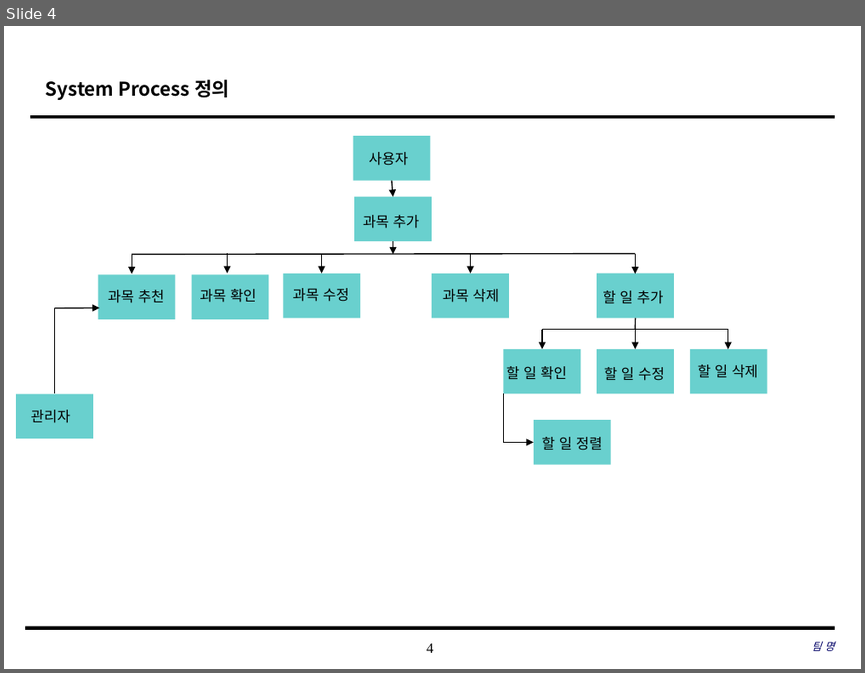
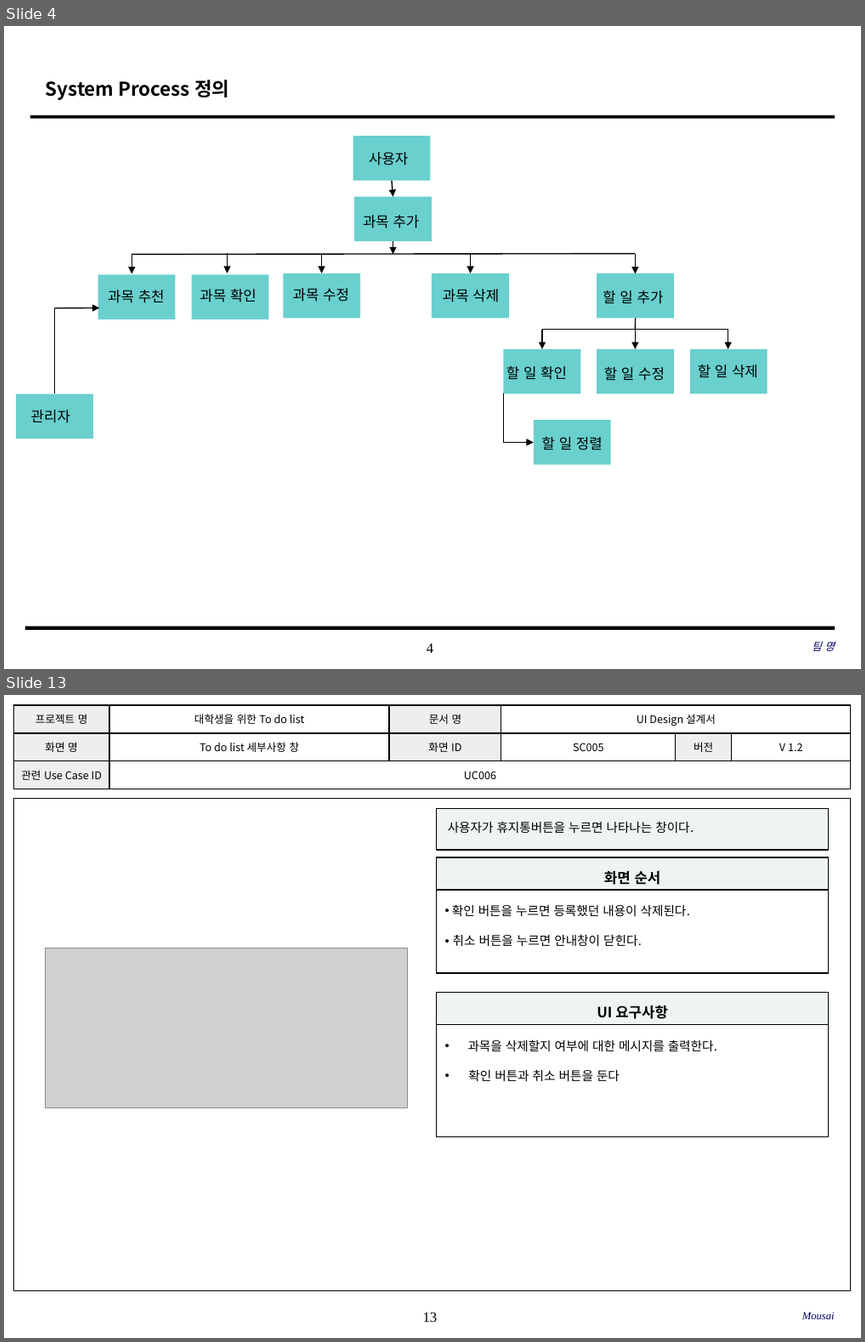
Before and after one commit to SE-admin/SE2017_2_mousai, a slide deck: doc/3_ 설계서/UI Design Template.pptx. Shown one above the other, each under a label of ours: slide 4 before the commit, slides 4 and 13 after it; the slides between them are not shown. The pictures are 865x673 and 865x1342 pixels, drawn with LibreOffice and Linux fonts; fonts in the diff are those of the drawing; grey boxes stand for pictures; background and template pictures are left out. Boxes give left, top, right and bottom in pixels: in the first picture for what was removed or moved away, otherwise in the second. Text is boxed around its words. In the diff, an @@ line names an element or a change of style, - is before the commit and + after.

Commit message:
유아이다이어그램 20170525_01_최소영(확인만함 수정x)

```diff
--- a/doc/3_ 설계서/UI Design Template.pptx
+++ b/doc/3_ 설계서/UI Design Template.pptx
@@ slide 13 added at box(4, 695, 861, 1338), background #FFFFFF; not listed: 1 template element that a slide beside it also shows @@
@@ table added at box(13, 705, 850, 789), 3 rows, 6 columns @@
+프로젝트 명 | 대학생을 위한 To do list | 문서 명 | UI Design 설계서 |  | 
+화면 명 | To do list 세부사항 창 | 화면 ID | SC005 | 버전 | V 1.2
+관련 Use Case ID | UC006 |  |  |  | 
@@ rectangle added at box(13, 798, 851, 1291), outline #000000 0.75 pt @@
@@ rectangle added at box(437, 808, 829, 849), fill #EEF4F4, outline #000000 1 pt, 10.5 pt, text #000000 @@
+사용자가 휴지통버튼을 누르면 나타나는 창이다.
@@ rectangle added at box(437, 857, 829, 890), fill #EEF4F4, outline #000000 1 pt, 12 pt, text #000000, bold @@
+화면 순서
@@ rectangle added at box(437, 890, 829, 973), fill #FFFFFF, outline #000000 1 pt, 10.5 pt, text #000000 @@
+• 확인 버튼을 누르면 등록했던 내용이 삭제된다.
+• 취소 버튼을 누르면 안내창이 닫힌다.
@@ picture added at box(45, 947, 408, 1108) @@
@@ rectangle added at box(437, 993, 829, 1025), fill #EEF4F4, outline #000000 1 pt, 12 pt, text #000000, bold @@
+UI 요구사항
@@ rectangle added at box(437, 1025, 829, 1137), fill #FFFFFF, outline #000000 1 pt, 10.5 pt, text #000000 @@
+• 과목을 삭제할지 여부에 대한 메시지를 출력한다.
+• 확인 버튼과 취소 버튼을 둔다
@@ text added at box(802, 1311, 834, 1319), 9 pt, text #000066, italic @@
+Mousai
```
Also in this commit, not shown: 4 slides changed, 13 other slides added.
